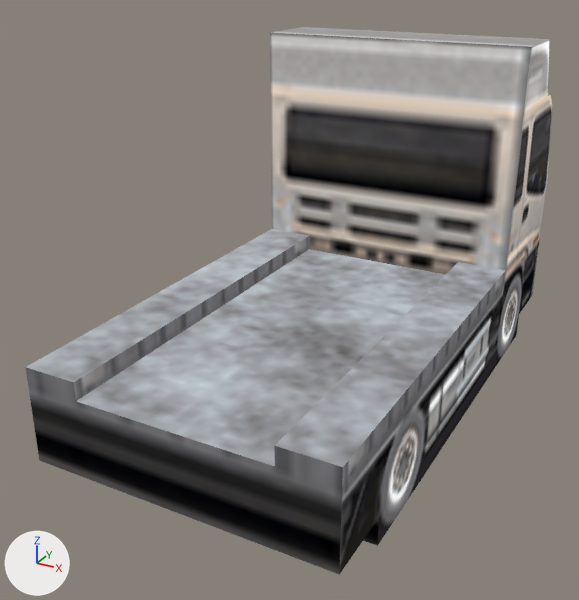
Renders of the glTF model Assets/UnityEve/Art/Models/retro-urban/truck-flat.glb from each side of a commit.
Rendered twice from a 50 mm camera at (0.943, -1.993, 1.255) aimed at (-0.08, -0.133, 0.325). Lighting does not change. The marker at lower left points along +X, +Y and +Z. The older version comes first. Vertices at exactly the same position are counted once.

Objects in the first picture: 'truck-flat'.
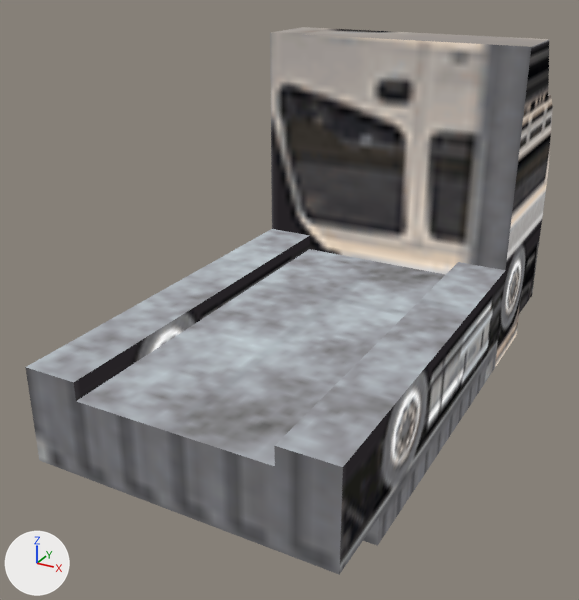
What differs and where, as boxes (x1, y1, x2, y2) in the pictures (579 x 600 px):
part 1 of me_truck_flat, surface changed
    both: (25, 27, 553, 575)

Patch to the scene script:
```diff
--- a/Assets/UnityEve/Art/Models/retro-urban/truck-flat.glb.py
+++ b/Assets/UnityEve/Art/Models/retro-urban/truck-flat.glb.py
@@ me_truck_flat @@
 me_truck_flat.from_pydata(...)  # 36 vertices, 68 faces; spans x -0.41..0.41, y -0.82..0.82, z 0.0..1.01
 # used by ob_truck_flat; location = (0.0, 0.0, 0.0)
+# me_truck_flat part 1: 68 kept faces spanning x -0.41..0.41, y -0.82..0.82, z 0.0..1.01 get new texture (UV) coordinates
 me_truck_flat.materials.append(mat_truck)
```
